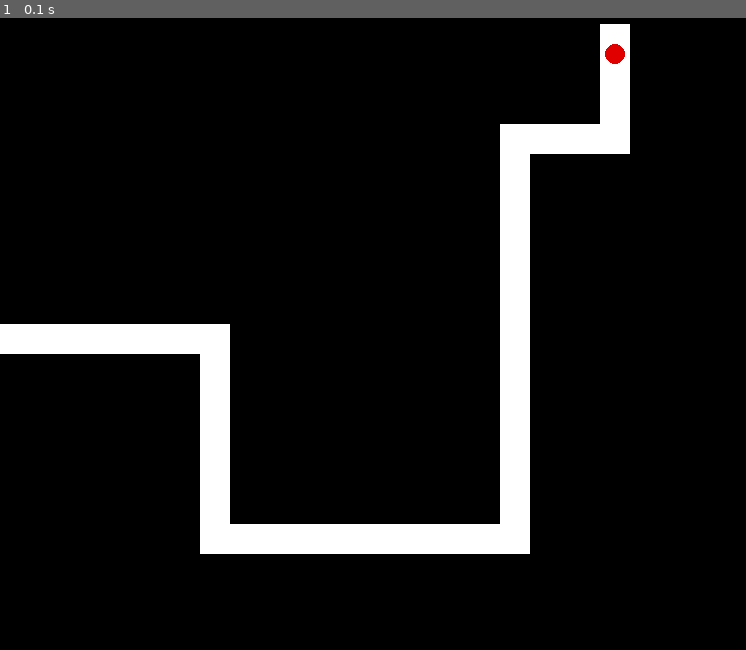
Above: before the commit, frame 1.
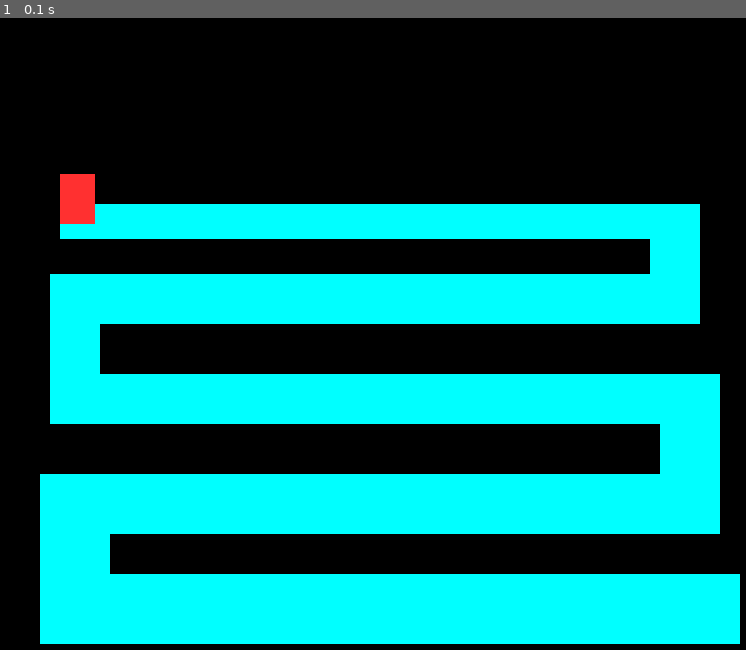
Above: after the commit, the same moment.

Repository: anados9706/Pygame
Game: pygame game, started from pyGame.py
Same seed, same stepped clock (60 frames per second), same inputs: the game is played once before the commit and once after it.
Inputs:
- Up to frame 1 (0.1 s): no input

The runs differ from the first frame. In frame 1, 46% of the frame differs, in the area x 0-100%, y 0-100%.

Commit message:
almost amlost done

Diff:
--- a/pyGame.py
+++ b/pyGame.py
@@ -6,12 +6,12 @@
 screen = pygame.display.set_mode((screen_width,screen_height))
 bg = pygame.image.load("black.bg.jpg")
 bg = pygame.transform.scale(bg,(screen_width,screen_height))
-path_1 = [((0,400),(200,30)),((200,400),(30,200)),((200,600),(300,30)),((500,200),(30,430)),((500,200),(100,30)),((600,100),(30,130))]
-path_2 = [((0,400),(200,30)),((200,400),(30,200)),((200,600),(300,30)),((500,200),(30,430)),((500,200),(100,30)),((600,100),(30,130))]
-path_3 = [((0,400),(200,30)),((200,400),(30,200)),((200,600),(300,30)),((500,200),(30,430)),((500,200),(100,30)),((600,100),(30,130))]
+path_1 = [((40,650),(700,70)),((40,550),(70,100)),((40,550),(680,60)),((660,450),(60,100)),((50,450),(660,50)),((50,350),(50,100)),((50,350),(650,50)),((650,300),(50,50)),((60,280),(640,35)),((60,250),(35,50)),]#3
+path_2 = [((30,450),(200,300)),((30,450),(450,230)),((330,150),(150,500)),((330,150),(350,30)),((600,30),(80,150))]#1
+path_3 = [((35,75),(720,120)),((35,75),(120,350)),((35,400),(340,100)),((290,285),(85,215)),((290,285),(465,70)),((700,285),(60,330)),((35,530),(700,85)),((35,530),(200,250)),((35,700),(730,80))]#2
 run=True
 
-pygame.mouse.set_pos((50,415))
+pygame.mouse.set_pos((100,600))
 
 clock = pygame.time.Clock()
 font = pygame.font.Font(None,60)
@@ -28,7 +28,7 @@
         if any (b[0][0]<=pygame.mouse.get_pos()[0]<=b[1][0]+b[0][0] and b[0][1]<=pygame.mouse.get_pos()[1]<=b[1][1]+b[0][1] for b in path_1):
             print("true")
         else:
-            pygame.mouse.set_pos((50,415))
+            pygame.mouse.set_pos((50,700))
             print("false")
 
         screen.fill((0, 0, 0))
@@ -37,8 +37,8 @@
             Level_2()
 
         for x in path_1:
-            pygame.draw.rect(screen,(255,255,255),x)
-        pygame.draw.circle(screen,(225,0,0),(615,130),10)
+            pygame.draw.rect(screen,(0,255,255),x)
+        pygame.draw.rect(screen,(255,48,48),x)
         pygame.display.update()
 
 def Level_2():
@@ -53,13 +53,13 @@
         if any (b[0][0]<=pygame.mouse.get_pos()[0]<=b[1][0]+b[0][0] and b[0][1]<=pygame.mouse.get_pos()[1]<=b[1][1]+b[0][1] for b in path_2):
             print("true")
         else:
-            #pygame.mouse.set_pos((50,415))
+            pygame.mouse.set_pos((680,135))
             print("false")
 
         screen.fill((0, 0, 0))
         screen.blit(bg,(0,0))
         if ((pygame.mouse.get_pos()[0]-615)**2+(pygame.mouse.get_pos()[1]-130)**2)<=100:
-            #Level_2()
+            Level_2()
             msg = font.render("you won!!",1,(255,255,0))
             screen.blit(msg,(300,100))
 
@@ -70,8 +70,8 @@
         pygame.display.update()
 
 
-#def Level_3():
-   # while run:
+def Level_3():
+    while run:
         clock.tick(15)
         for event in pygame.event.get():
             print(event)
@@ -90,7 +90,7 @@
         if ((pygame.mouse.get_pos()[0]-615)**2+(pygame.mouse.get_pos()[1]-130)**2)<=100:
 
 
-        #for x in path_3:
+         for x in path_3:
             pygame.draw.rect(screen,(255,255,255),x)
         pygame.draw.circle(screen,(225,0,0),(615,130),10)
         pygame.display.update()
@@ -98,4 +98,4 @@
 
 Level_1()
 Level_2()
-#Level_3()
+Level_3()
Binary file added: MAZE-1.png
Binary file added: MAZE-3.png
Not shown, added: getposition (1).html
